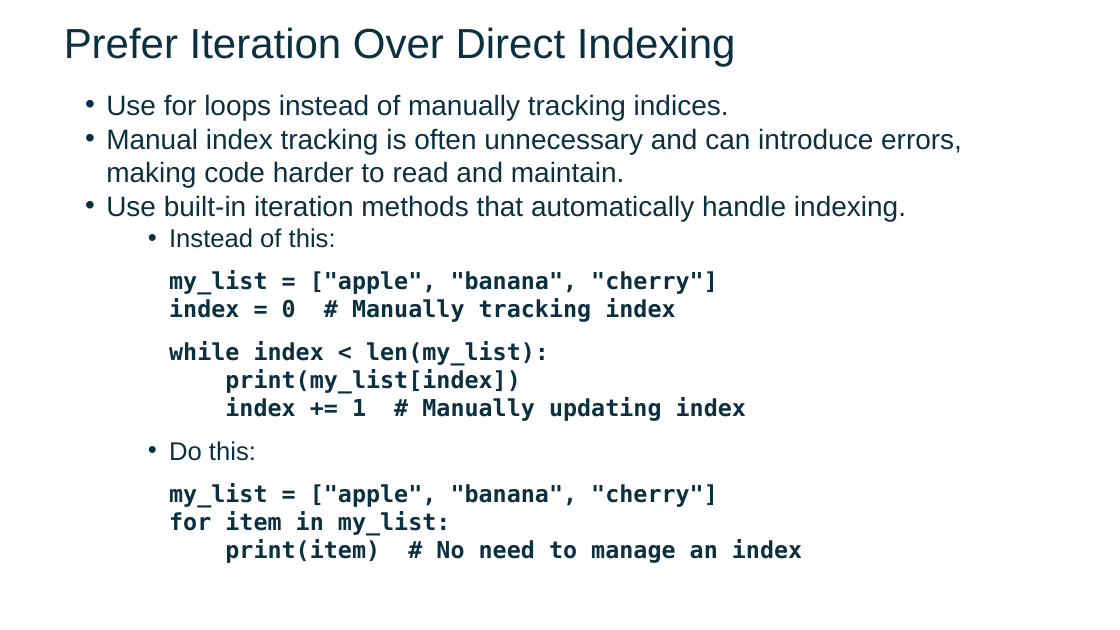
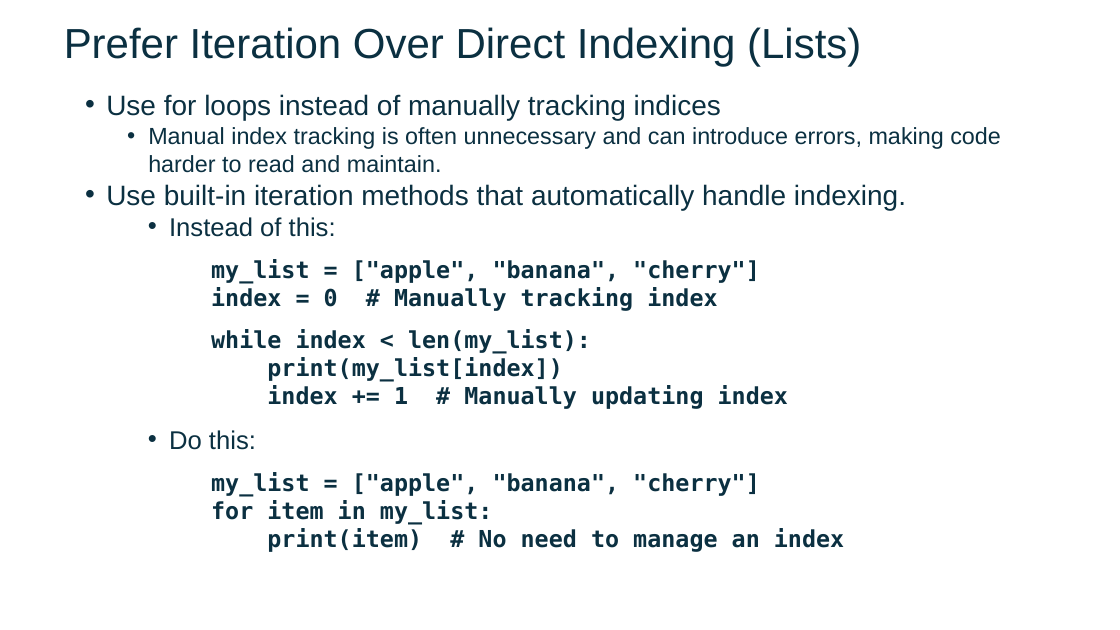
Before and after one commit to FSCJ-FacultyDev/SWC-Columbus-2025, a slide deck: slide 16 of Slides-Day2.pptx (slide 14 before the commit). Drawn at 1120x630 pixels with LibreOffice and Linux fonts; fonts in the diff are those of the drawing; background and template pictures are left out. Boxes give left, top, right and bottom in pixels: in the first picture for what was removed or moved away, otherwise in the second. Text is boxed around its words. In the diff, an @@ line names an element or a change of style, - is before the commit and + after.

```diff
--- a/Slides-Day2.pptx
+++ b/Slides-Day2.pptx
@@ text at (x1=64, y1=27, x2=861, y2=67): text changed @@
-Prefer Iteration Over Direct Indexing
+Prefer Iteration Over Direct Indexing (Lists)
@@ text at (x1=106, y1=94, x2=721, y2=120): text changed @@
-  • Use for loops instead of manually tracking indices.
+  • Use for loops instead of manually tracking indices
@@ text at (x1=148, y1=127, x2=1001, y2=552): size 24 to 20 pt in "Manual index tracking is often unnecessary and ..."; list level 2 to 3 in "Manual index tracking is often ..."; indent changed @@
```
Also in this commit, not shown: 4 other slides changed, 2 slides added.
